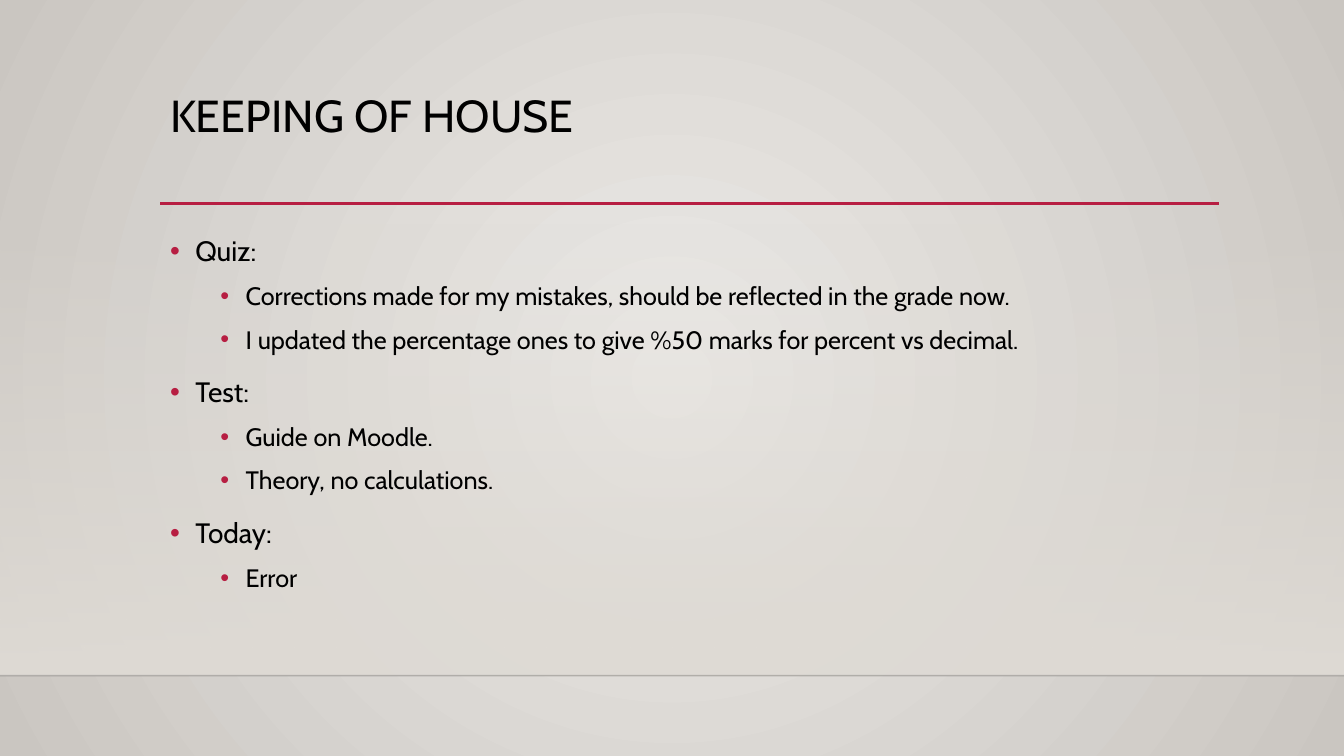
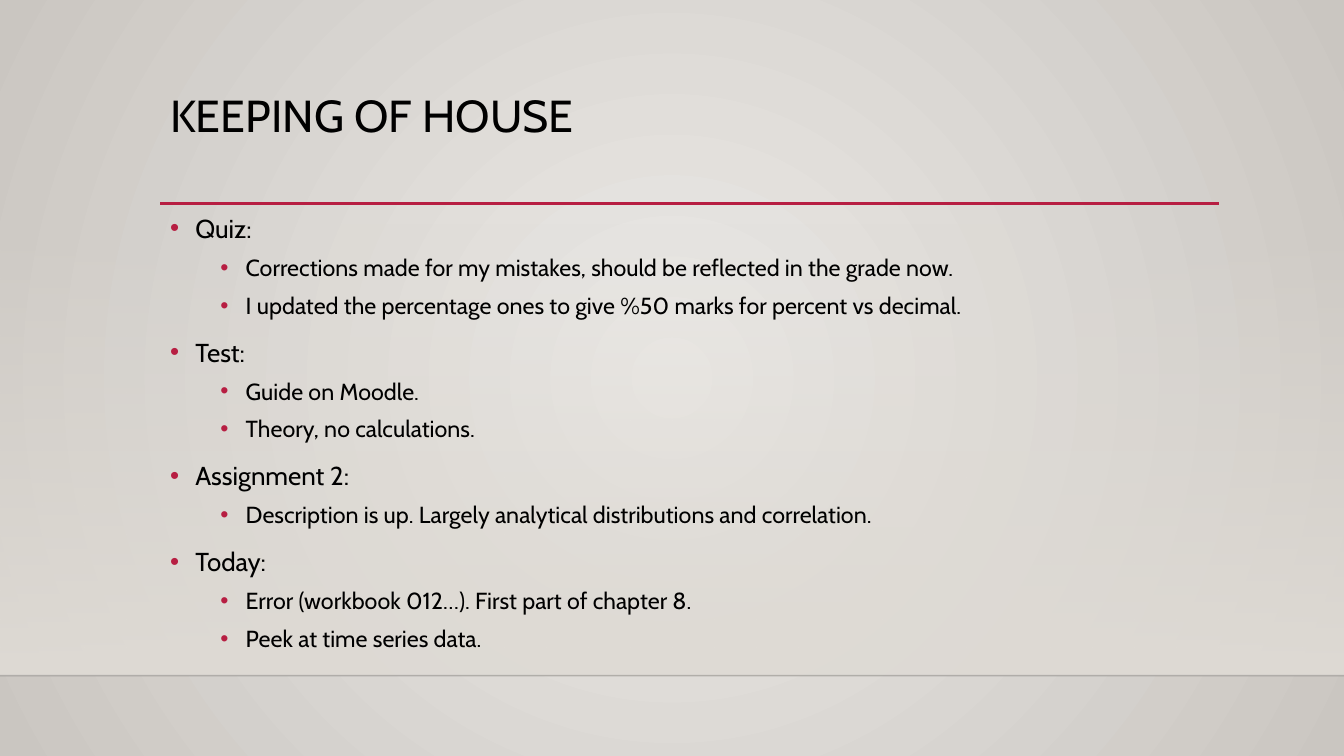
Before and after one commit to AkeemSemper/Basic_Stats_in_Python_Student_Workbooks, a slide deck: slide 1 of reference_material/slides/012_Errors.pptx. Drawn at 1344x756 pixels with LibreOffice and Linux fonts; fonts in the diff are those of the drawing; background and template pictures are left out. Boxes give left, top, right and bottom in pixels: in the first picture for what was removed or moved away, otherwise in the second. Text is boxed around its words. In the diff, an @@ line names an element or a change of style, - is before the commit and + after.

```diff
--- a/reference_material/slides/012_Errors.pptx
+++ b/reference_material/slides/012_Errors.pptx
@@ text "Quiz:" moved from (x1=195, y1=241, x2=1018, y2=587) to (x1=195, y1=219, x2=961, y2=648) @@
@@ text at (x1=195, y1=219, x2=961, y2=577): size 20 to 18.5 pt in "Quiz:", "Test:", "Today:"; size 18 to 16.6 pt in "Corrections made for my mistakes, should be ...", "I updated the percentage ones to give ...", "Guide on Moodle.", "Theory, no calculations."; line spacing 1.2 to 1.1 @@
@@ text at (x1=195, y1=466, x2=872, y2=529): paragraphs added @@
+• Assignment 2:
+  • Description is up. Largely analytical distributions and correlation.
@@ text at (x1=246, y1=591, x2=691, y2=648): text changed; size 18 to 16.6 pt @@
-  • Error
+  • Error (workbook 012…). First part of chapter 8.
+  • Peek at time series data.
```
Also in this commit, not shown: 3 other slides changed, 4 slides added, 12 other files.
